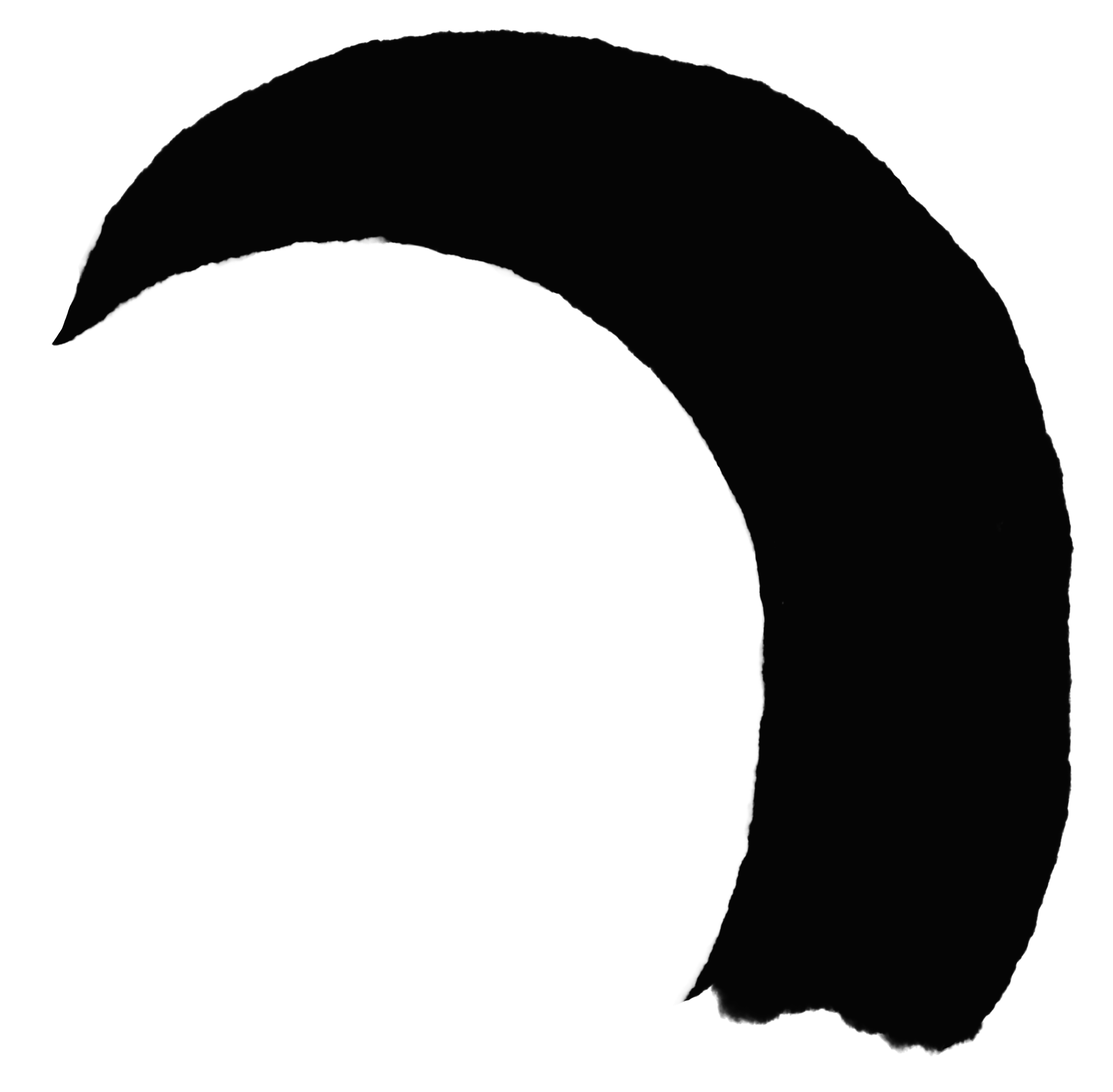
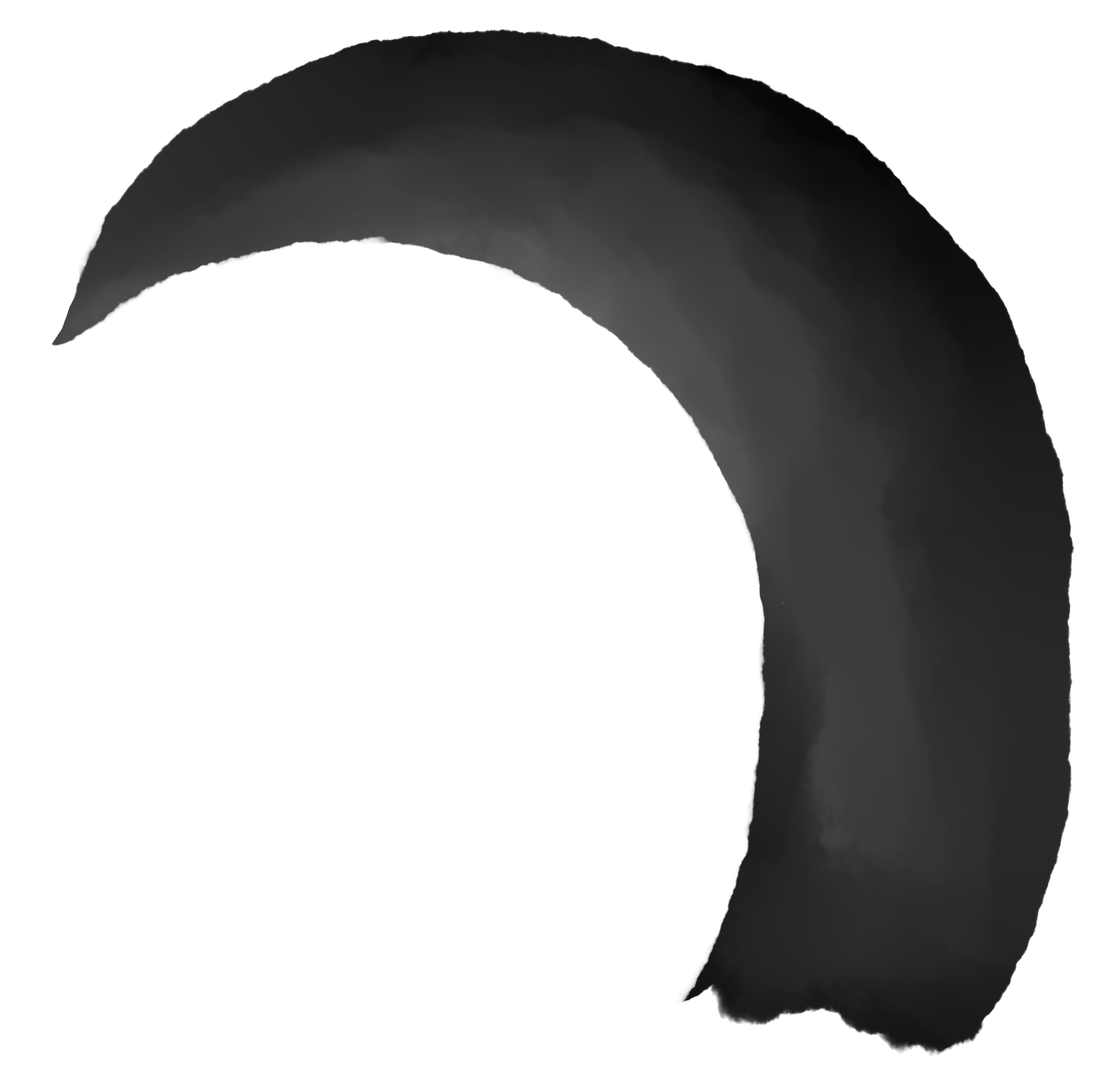
Before/after of a 1113×1092 layered artwork. What changed in the layer stack:
painted on "レイヤー7" over [51, 29, 1075, 1055]
